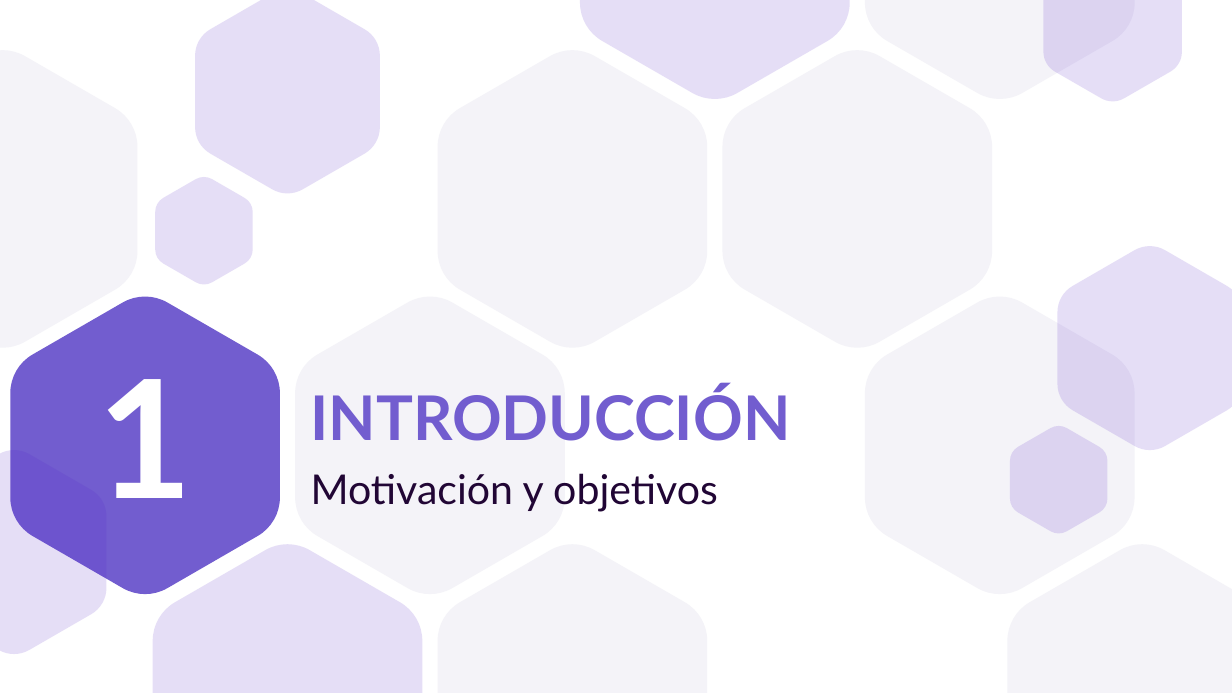
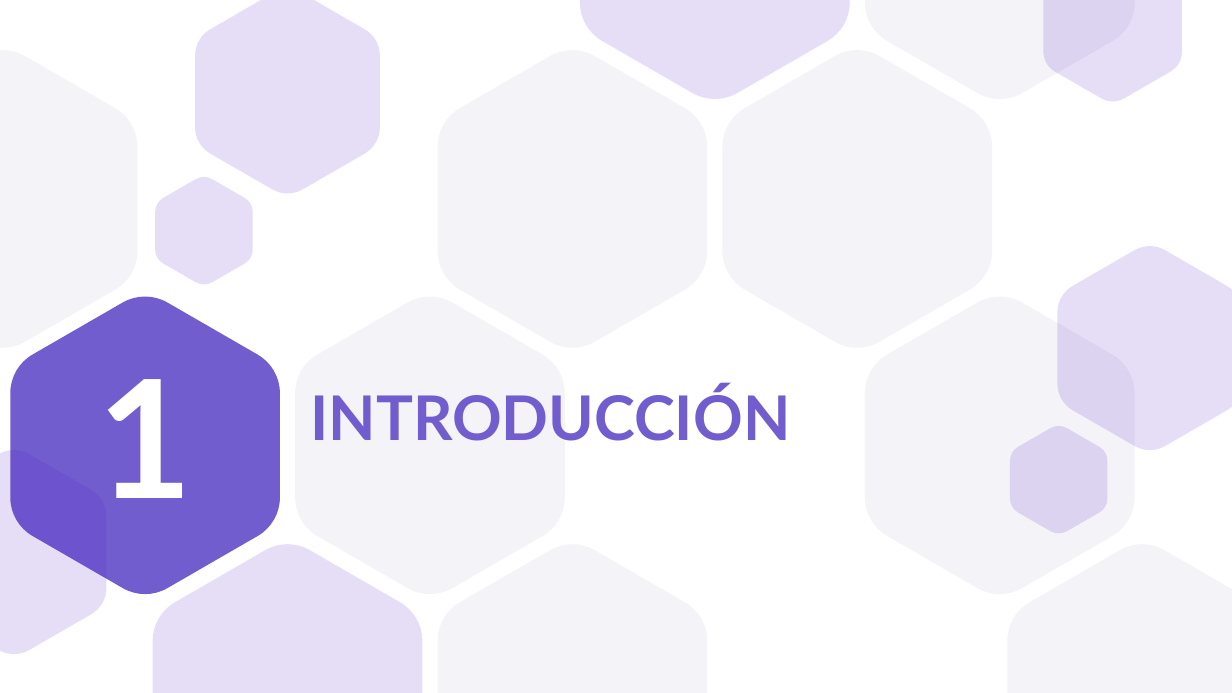
Before and after one commit to a1ex9788/TFG, a slide deck: slide 3 of TFG_AlejandroCarrion.pptx. Drawn at 1232x693 pixels with LibreOffice and Linux fonts; fonts in the diff are those of the drawing. Boxes give left, top, right and bottom in pixels: in the first picture for what was removed or moved away, otherwise in the second. Text is boxed around its words. In the diff, an @@ line names an element or a change of style, - is before the commit and + after.

```diff
--- a/TFG_AlejandroCarrion.pptx
+++ b/TFG_AlejandroCarrion.pptx
@@ subtitle removed at (311,473,718,512) @@
-Motivación y objetivos
```
Also in this commit, not shown: 2 other slides changed.
